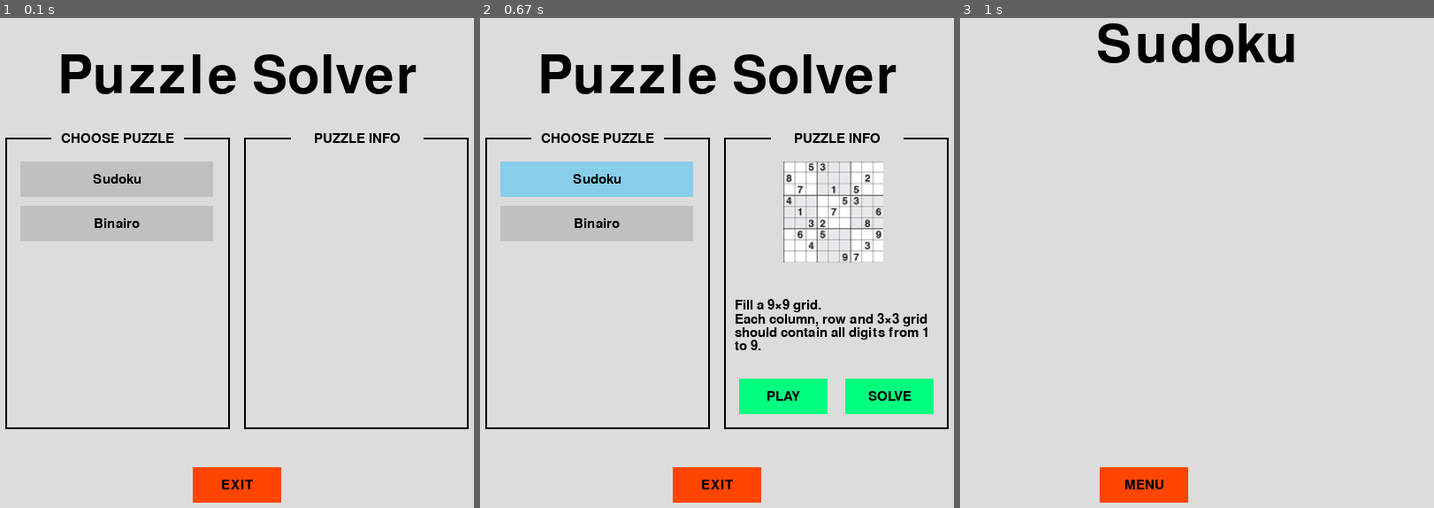
Above: before the commit, frames 1-3 (left to right).
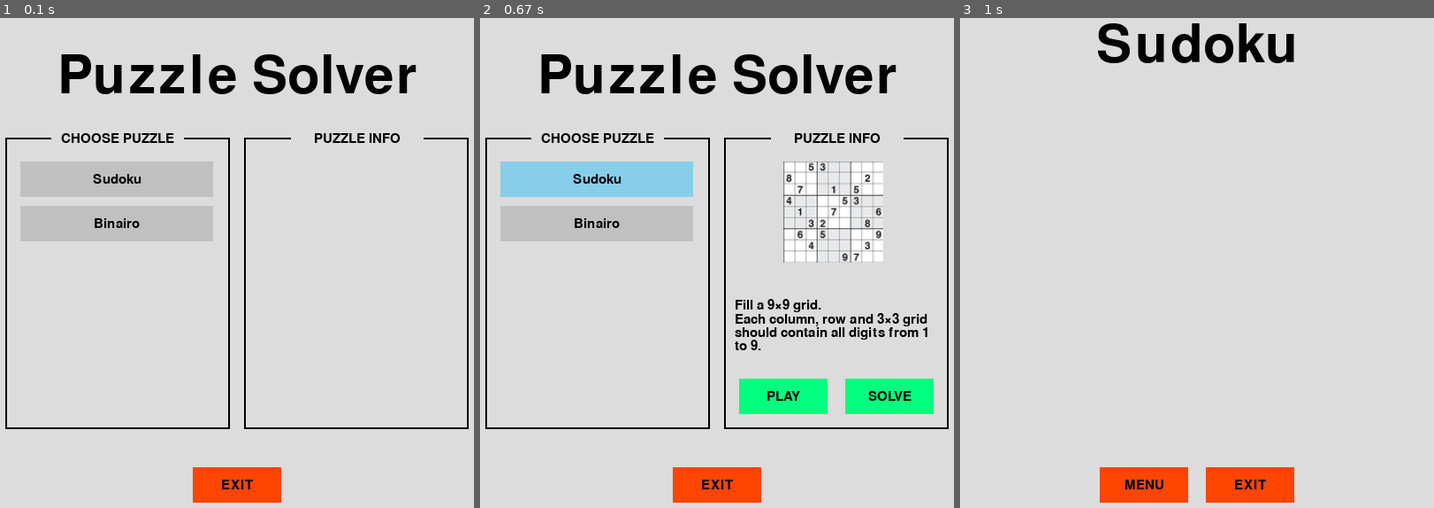
Above: after the commit, the same moments.

Repository: ChristopheVdE/Puzzle-solver
Game: pygame game, started from Application/Pygame/MainMenu.py
The game is run twice, just before and just after one commit, with the same random seed, the same clock (stepped at 60 frames per second) and the same inputs.
Inputs:
- Up to frame 1 (0.1 s): no input
- Up to frame 2 (0.67 s): click "Sudoku" at 0.38 s
- Up to frame 3 (1 s): click "PLAY" at 0.72 s

Frames 1-2 are identical in both runs. In frame 3, 1.3% of the frame differs, in the area x 51-71%, y 91-99%.

Commit message:
fixed navigation buttons on puzle-pages

Diff:
--- a/Application/Pygame/MainMenu.py
+++ b/Application/Pygame/MainMenu.py
@@ -59,12 +59,14 @@
 Images = os.path.dirname(os.path.realpath(__file__)) + '\Images'
 
 # Colors ----------------------------------------------------------------------------------------------------
-black           = (0, 0, 0)
-BackgroundColor = (220,220,220)     #grey (grainsboro)
-ButtonColor     = (192, 192, 192)   #grey (silver)
-HighlightColor  = (135,206,235)     #skyblue
-Playbutton      = (0,255,127)       #springgreen
-PlayHighlight   = (50,205,50)       #limegreen
+black               = (0, 0, 0)
+BackgroundColor     = (220,220,220)     #grey (grainsboro)
+ButtonColor         = (192, 192, 192)   #grey (silver)
+HighlightColor      = (135,206,235)     #skyblue
+Playbutton          = (0,255,127)       #springgreen
+PlayHighlight       = (50, 205, 50)     #limegreen
+NavigationColor     = (255,69,0)
+NavigationHighlight = (139,0,0)
 
 # Initialize game -------------------------------------------------------------------------------------------
 pygame.init()
@@ -188,94 +190,69 @@
         pygame.display.update()
 # ==========================================================================================================
 
-
 # GAME LOOP: Sudoku ========================================================================================
 def Sudoku_GameLoop():
     running = True
 
+# MAIN LOOP ------------------------------------------------------------------------------------------------
     while running:
         for event in pygame.event.get():
             if event.type == pygame.QUIT:
                 running = False
 
-        # Set background color
+    # Set background color
         Screen.fill((BackgroundColor))
-
-        # Display title
+    # Display title
         TextObject("Sudoku", TitleFont, black, int(ScreenWidth / 2), 50)
-
-
-    # BACK TO MAIN MENU Button (Action cant be passed through Button function so full code is used here) -
-        TopLeft = (ScreenWidth / 2 - 110, ScreenHeight - 75)
-
-        # Get mouse position & track mouse-clicks
+    # Get mouse position & track mouse-clicks
         mouse = pygame.mouse.get_pos()
         click = pygame.mouse.get_pressed()
 
-        # Draw Button & Highlight button if slected & Perform action if pressed
-        if TopLeft[0] + 100 > mouse[0] > TopLeft[0] and TopLeft[1] + 40 > mouse[1] > TopLeft[1]:
-            pygame.draw.rect(Screen, (139,0,0), (int(TopLeft[0]), int(TopLeft[1]), 100, 40))
-            if click[0] == 1:
-                Menu = True
-                running = False
-        else:
-            pygame.draw.rect(Screen, (255,69,0), (int(TopLeft[0]), int(TopLeft[1]), 100, 40))
-        # Add Text to Button
-        TextObject("MENU", ButtonFont, black, TopLeft[0] + (100 / 2), TopLeft[1] + (40 / 2))
-
-    # EXIT Button ------------------------------------------------------------------------------------------
-        # Button("EXIT", (ScreenWidth /2 + 10, ScreenHeight - 75), 100, 40, (255,69,0), (139,0,0), quitgame)
-
-        # Update Display
+# NAVIGATION BUTTONS ---------------------------------------------------------------------------------------
+    # Menu button
+        Button("MENU", (ScreenWidth / 2 - 110, ScreenHeight - 75), 100, 40, NavigationColor, NavigationHighlight, mouse)
+        if (ScreenWidth / 2 - 110) + 100 > mouse[0] > (ScreenWidth / 2 - 110) and (ScreenHeight - 75) + 40 > mouse[1] > (ScreenHeight - 75) and click[0] == 1:
+            Menu = True
+            running = False
+    # EXIT Button
+        Button("EXIT", (ScreenWidth / 2 + 10, ScreenHeight - 75), 100, 40, NavigationColor, NavigationHighlight, mouse)
+        if (ScreenWidth / 2 + 10) + 100 > mouse[0] > (ScreenWidth / 2 + 10) and (ScreenHeight - 75) + 40 > mouse[1] > (ScreenHeight - 75) and click[0] == 1:
+            quitgame()
+
+# UPDATE DISPLAY -------------------------------------------------------------------------------------------
         pygame.display.update()
-
-    # Completely close the game (if this code isn't here, it closes the loop but not the app. The app would go back to the main menu.
-    if not Menu:
-        quitgame()
 # ==========================================================================================================
 
 # GAME LOOP: Binairo =======================================================================================
 def Binairo_GameLoop():
     running = True
 
+# MAIN LOOP ------------------------------------------------------------------------------------------------
     while running:
         for event in pygame.event.get():
             if event.type == pygame.QUIT:
                 running = False
-
-        # Set background color
+    # Set background color
         Screen.fill(BackgroundColor)
-
-        # Display title
+    # Display title
         TextObject("Binairo", TitleFont, black, int(ScreenWidth / 2), 50)
-
-    # BACK TO MAIN MENU Button (Action cant be passed through Button function so full code is used here) -
-        TopLeft = (ScreenWidth / 2 - 110, ScreenHeight - 75)
-
-        # Get mouse position & track mouse-clicks
+    # Get mouse position & track mouse-clicks
         mouse = pygame.mouse.get_pos()
         click = pygame.mouse.get_pressed()
 
-        # Draw Button & Highlight button if slected & Perform action if pressed
-        if TopLeft[0] + 100 > mouse[0] > TopLeft[0] and TopLeft[1] + 40 > mouse[1] > TopLeft[1]:
-            pygame.draw.rect(Screen, (139,0,0), (int(TopLeft[0]), int(TopLeft[1]), 100, 40))
-            if click[0] == 1:
-                Menu = True
-                running = False
-        else:
-            pygame.draw.rect(Screen, (255,69,0), (int(TopLeft[0]), int(TopLeft[1]), 100, 40))
-        # Add Text to Button
-        TextObject("MENU", ButtonFont, black, TopLeft[0] + (100 / 2), TopLeft[1] + (40 / 2))
-
-    # EXIT Button ------------------------------------------------------------------------------------------
-        # Button("EXIT", (ScreenWidth /2 + 10, ScreenHeight - 75), 100, 40, (255,69,0), (139,0,0), quitgame)
-
-        # Update Display
+# NAVIGATION BUTTONS ---------------------------------------------------------------------------------------
+    # Menu button
+        Button("MENU", (ScreenWidth / 2 - 110, ScreenHeight - 75), 100, 40, NavigationColor, NavigationHighlight, mouse)
+        if (ScreenWidth / 2 - 110) + 100 > mouse[0] > (ScreenWidth / 2 - 110) and (ScreenHeight - 75) + 40 > mouse[1] > (ScreenHeight - 75) and click[0] == 1:
+            Menu = True
+            running = False
+    # EXIT Button
+        Button("EXIT", (ScreenWidth / 2 + 10, ScreenHeight - 75), 100, 40, NavigationColor, NavigationHighlight, mouse)
+        if (ScreenWidth / 2 + 10) + 100 > mouse[0] > (ScreenWidth / 2 + 10) and (ScreenHeight - 75) + 40 > mouse[1] > (ScreenHeight - 75) and click[0] == 1:
+            quitgame()
+
+# UPDATE DISPLAY -------------------------------------------------------------------------------------------
         pygame.display.update()
-
-    # Completely close the game (if this code isn't here, it closes the loop but not the app. The app would go back to the main menu.
-    if not Menu:
-        quitgame()
 # ==========================================================================================================
 
 # Start game
